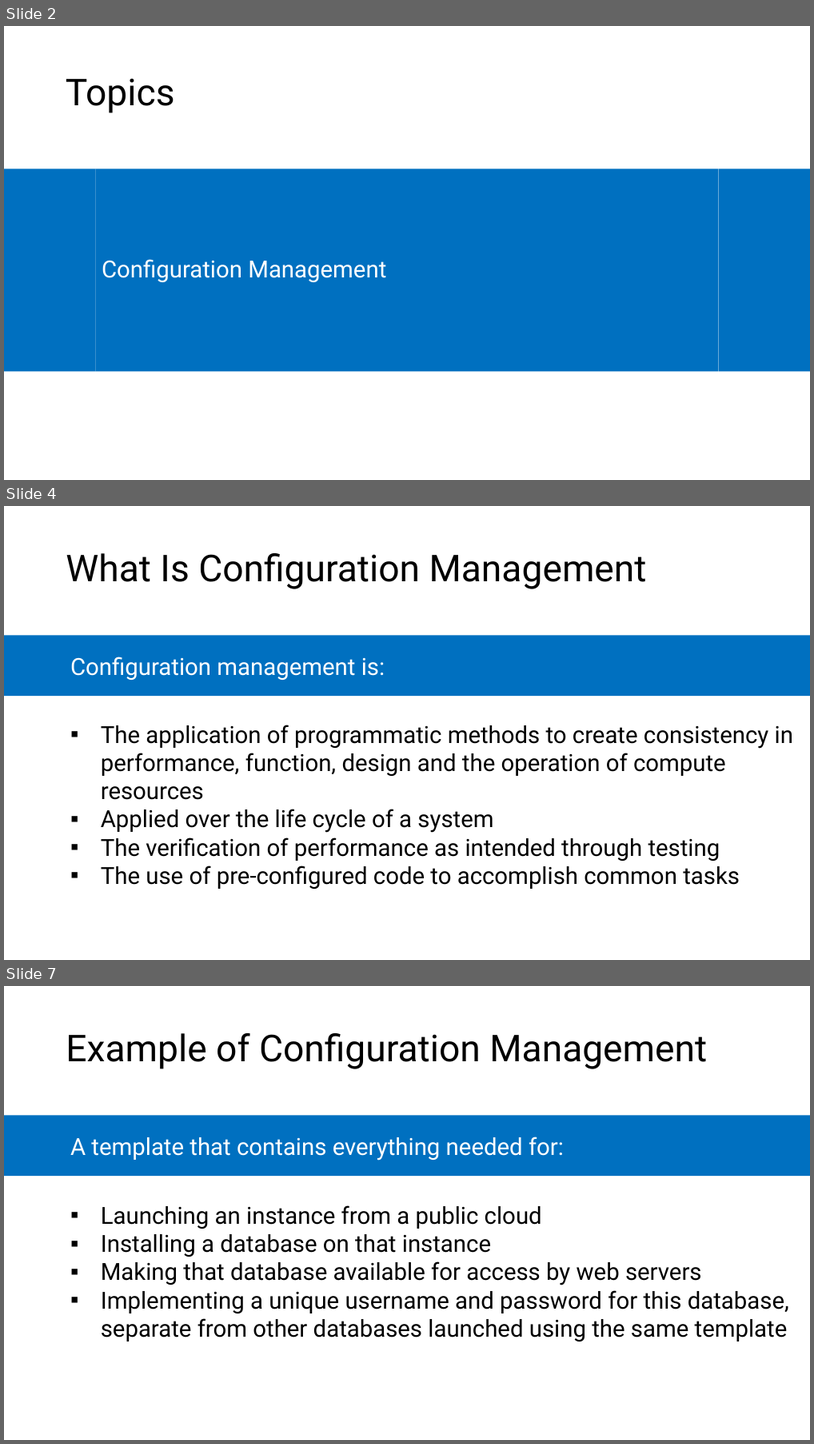
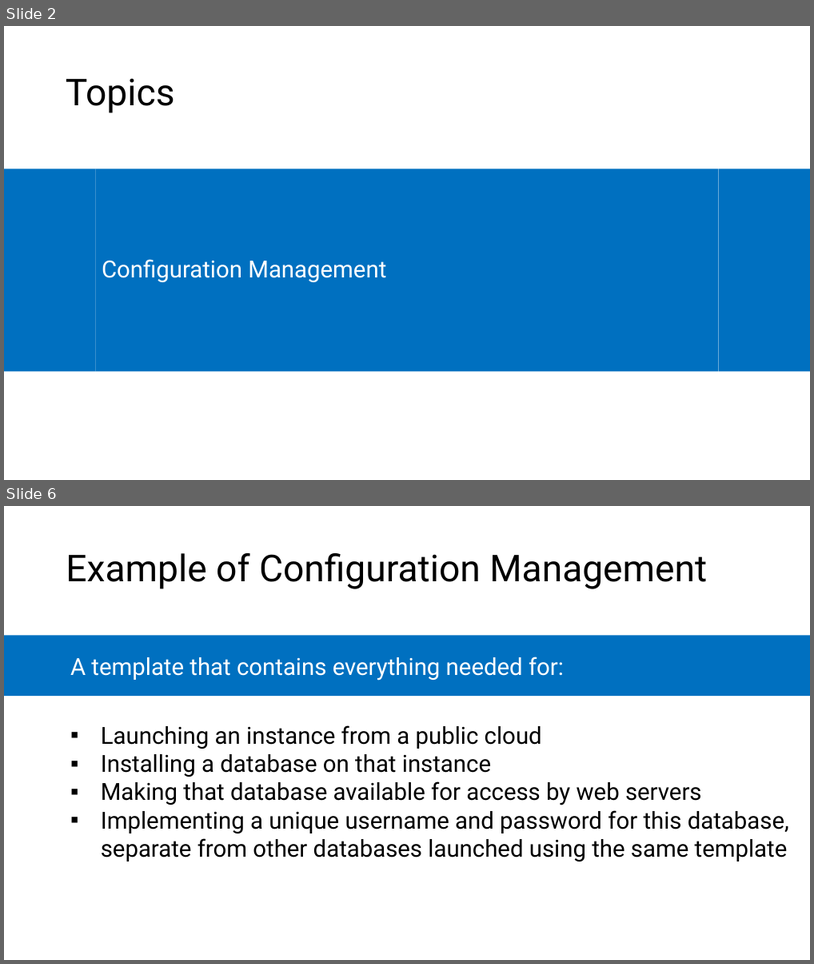
Before and after one commit to microsoft/AcademicContent, a slide deck: Complimentary Course Content/Module7/Lessons/Module7_Lesson2 Configuration Management.pptx. Shown one above the other, each under a label of ours: slides 2, 4 and 7 before the commit, slides 2 and 6 after it; the slides between them are not shown. The pictures are 814x1444 and 814x964 pixels, drawn with LibreOffice and Linux fonts; fonts in the diff are those of the drawing. Boxes give left, top, right and bottom in pixels: in the first picture for what was removed or moved away, otherwise in the second. Text is boxed around its words. In the diff, an @@ line names an element or a change of style, - is before the commit and + after.

```diff
--- a/Complimentary Course Content/Module7/Lessons/Module7_Lesson2 Configuration Management.pptx
+++ b/Complimentary Course Content/Module7/Lessons/Module7_Lesson2 Configuration Management.pptx
@@ slide 4 removed at <box>4,506,810,960</box>, background #FFFFFF @@
@@ text removed at <box>66,553,647,589</box> @@
-What Is Configuration Management
@@ rectangle removed at <box>4,635,810,696</box> @@
-Configuration management is:
@@ text removed at <box>101,724,794,888</box> @@
-    ▪ The application of programmatic methods to create consistency in performance, function, design and the operation of compute resources
-    ▪ Applied over the life cycle of a system
-    ▪ The verification of performance as intended through testing
-    ▪ The use of pre-configured code to accomplish common tasks
@@ what was slide 7 is now slide 6 @@
```
Also in this commit, not shown: 6 slides changed, 2 other files.
